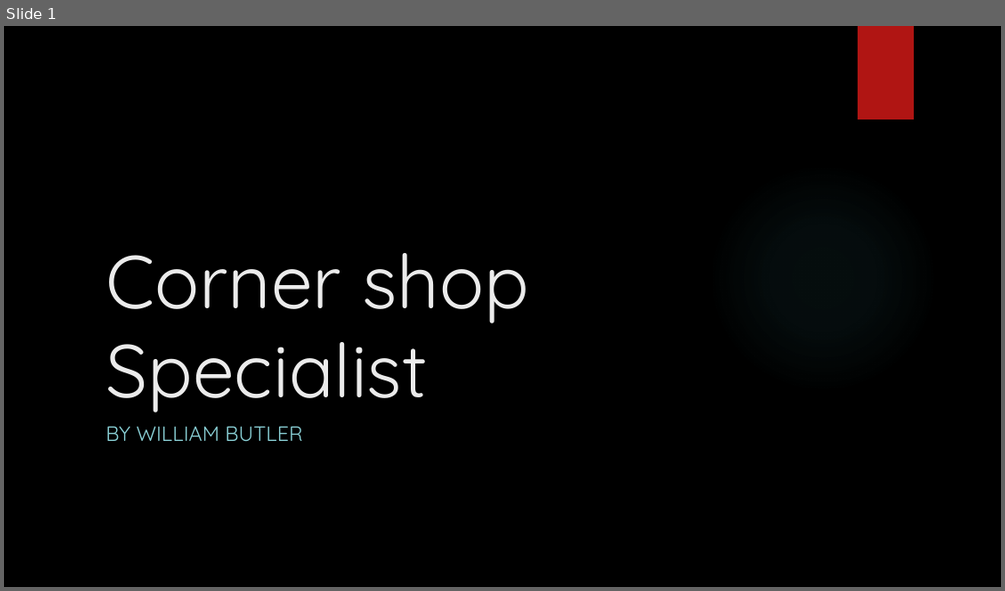
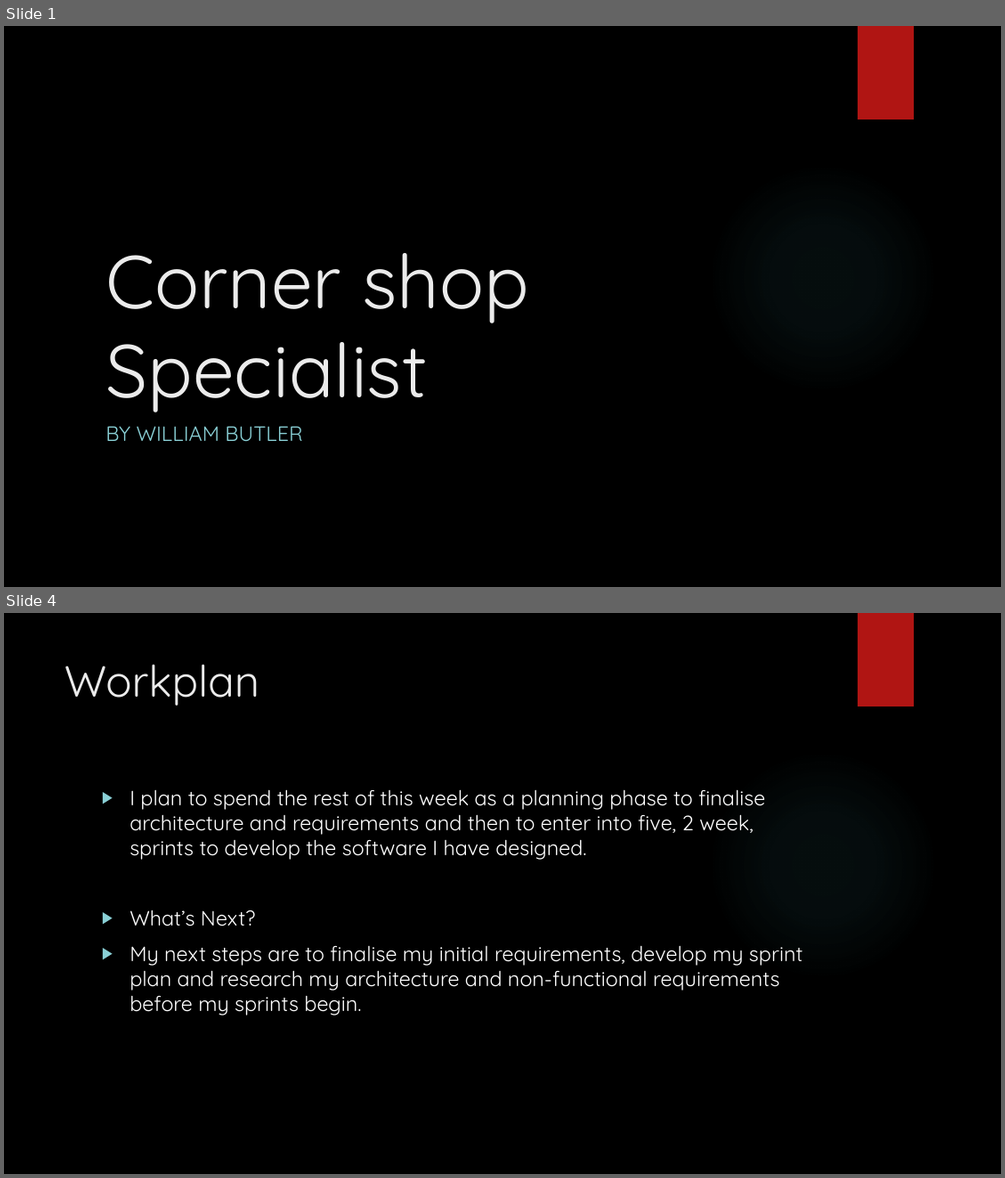
Before and after one commit to wbutler99/PRCO304, a slide deck: Documents/Corner shop Specialist Pitch.pptx. Shown one above the other, each under a label of ours: slide 1 before the commit, slides 1 and 4 after it; the slides between them are not shown. The pictures are 1005x591 and 1005x1178 pixels, drawn with LibreOffice and Linux fonts; fonts in the diff are those of the drawing; background and template pictures are left out. Boxes give left, top, right and bottom in pixels: in the first picture for what was removed or moved away, otherwise in the second. Text is boxed around its words. In the diff, an @@ line names an element or a change of style, - is before the commit and + after.

Commit message:
Updated Presentation to include architecture changes and further project details

```diff
--- a/Documents/Corner shop Specialist Pitch.pptx
+++ b/Documents/Corner shop Specialist Pitch.pptx
@@ slide 4 added at (x1=4, y1=613, x2=1001, y2=1174), background picture (left out); not listed: 2 template elements that a slide beside it also shows @@
@@ title added at (x1=65, y1=664, x2=259, y2=706), 42 pt, text #EBEBEB @@
+Workplan
@@ text added at (x1=129, y1=789, x2=802, y2=1015), 20 pt, text #FFFFFF @@
+▶ I plan to spend the rest of this week as a planning phase to finalise architecture and requirements and then to enter into five, 2 week, sprints to develop the software I have designed.
+▶ What’s Next?
+▶ My next steps are to finalise my initial requirements, develop my sprint plan and research my architecture and non-functional requirements before my sprints begin.
```
Also in this commit, not shown: 2 slides changed, 1 slide removed.
